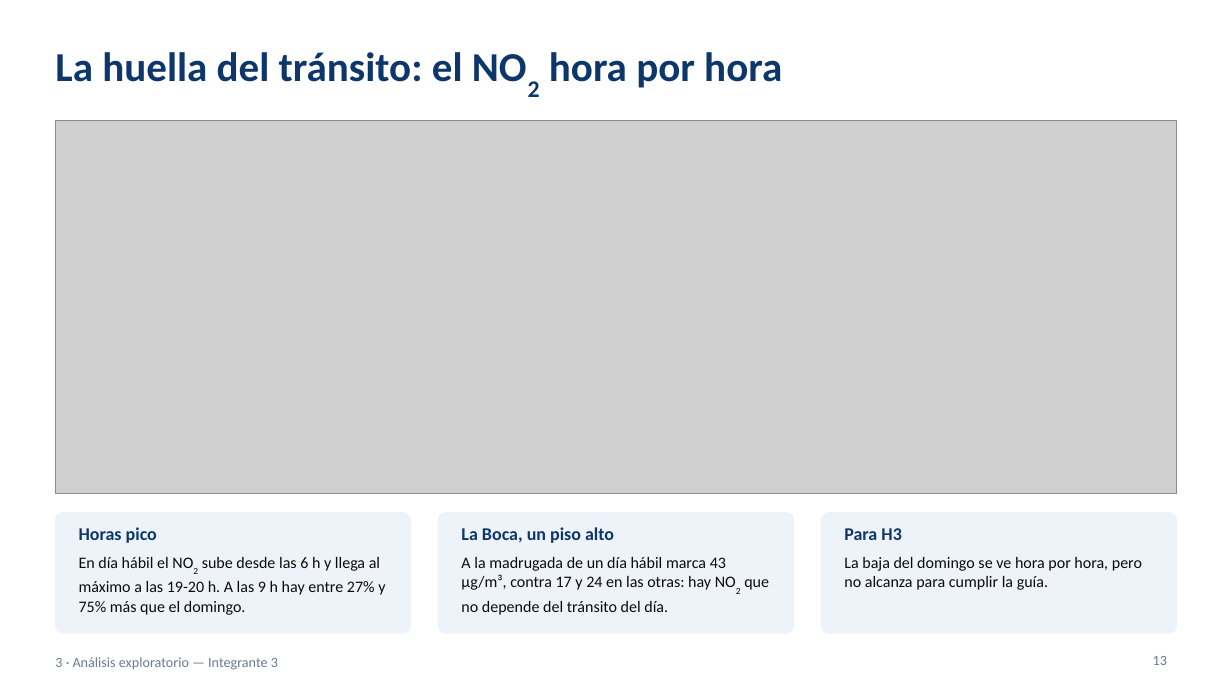
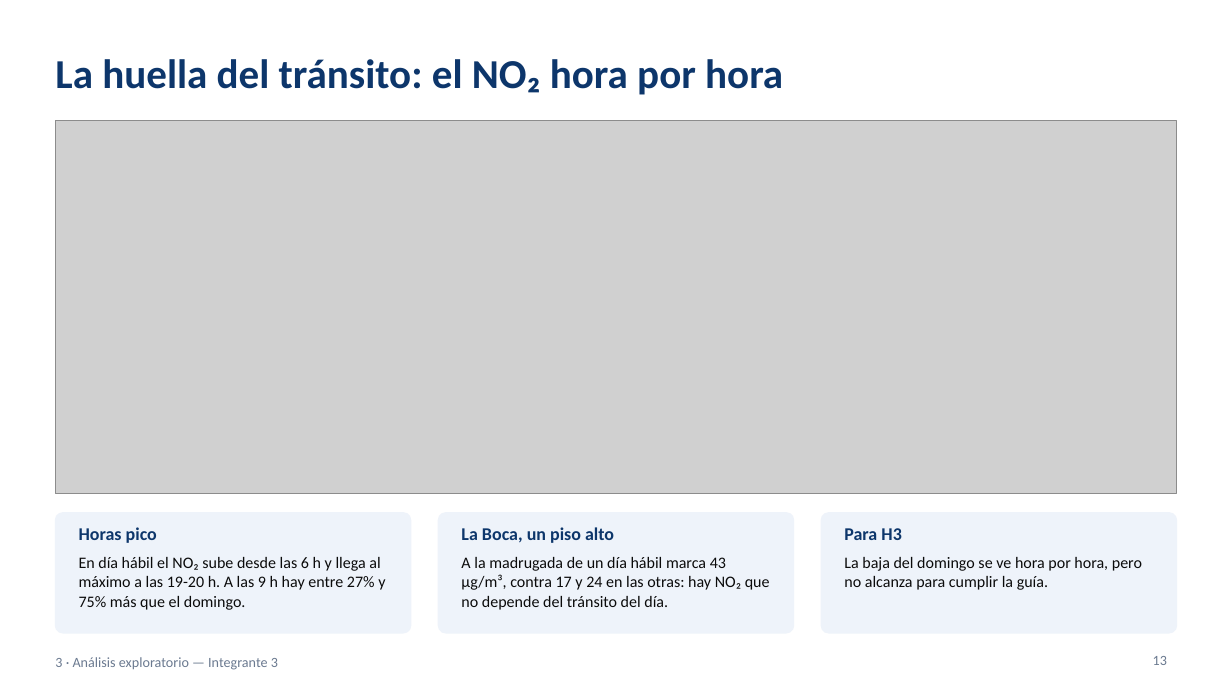
Before and after one commit to ezequielmaranda/nox-ciudad, a slide deck: slide 13 of presentacion/presentacion_tp_aire_oms.pptx. Drawn at 1232x693 pixels with LibreOffice and Linux fonts; fonts in the diff are those of the drawing; grey boxes stand for pictures. Boxes give left, top, right and bottom in pixels: in the first picture for what was removed or moved away, otherwise in the second. Text is boxed around its words. In the diff, an @@ line names an element or a change of style, - is before the commit and + after.

```diff
--- a/presentacion/presentacion_tp_aire_oms.pptx
+++ b/presentacion/presentacion_tp_aire_oms.pptx
@@ title at box(55, 59, 783, 95): text changed @@
-La huella del tránsito: el NO2 hora por hora
+La huella del tránsito: el NO₂ hora por hora
@@ text at box(79, 557, 385, 610): text changed @@
-En día hábil el NO2 sube desde las 6 h y llega al máximo a las 19-20 h. A las 9 h hay entre 27% y 75% más que el domingo.
+En día hábil el NO₂ sube desde las 6 h y llega al máximo a las 19-20 h. A las 9 h hay entre 27% y 75% más que el domingo.
@@ text at box(461, 557, 770, 610): text changed @@
-A la madrugada de un día hábil marca 43 µg/m³, contra 17 y 24 en las otras: hay NO2 que no depende del tránsito del día.
+A la madrugada de un día hábil marca 43 µg/m³, contra 17 y 24 en las otras: hay NO₂ que no depende del tránsito del día.
```
Also in this commit, not shown: 20 other slides changed, 1 other file.
